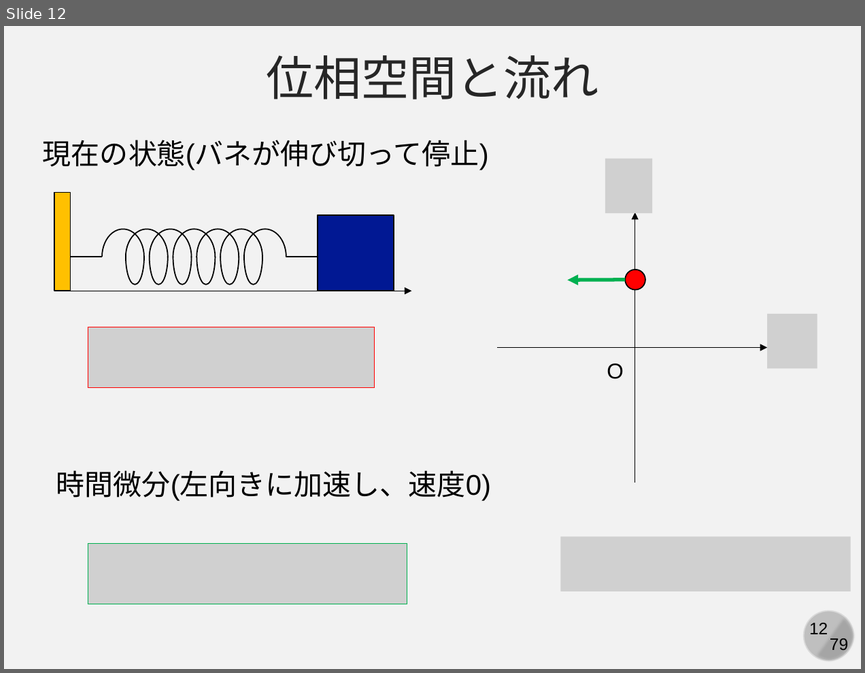
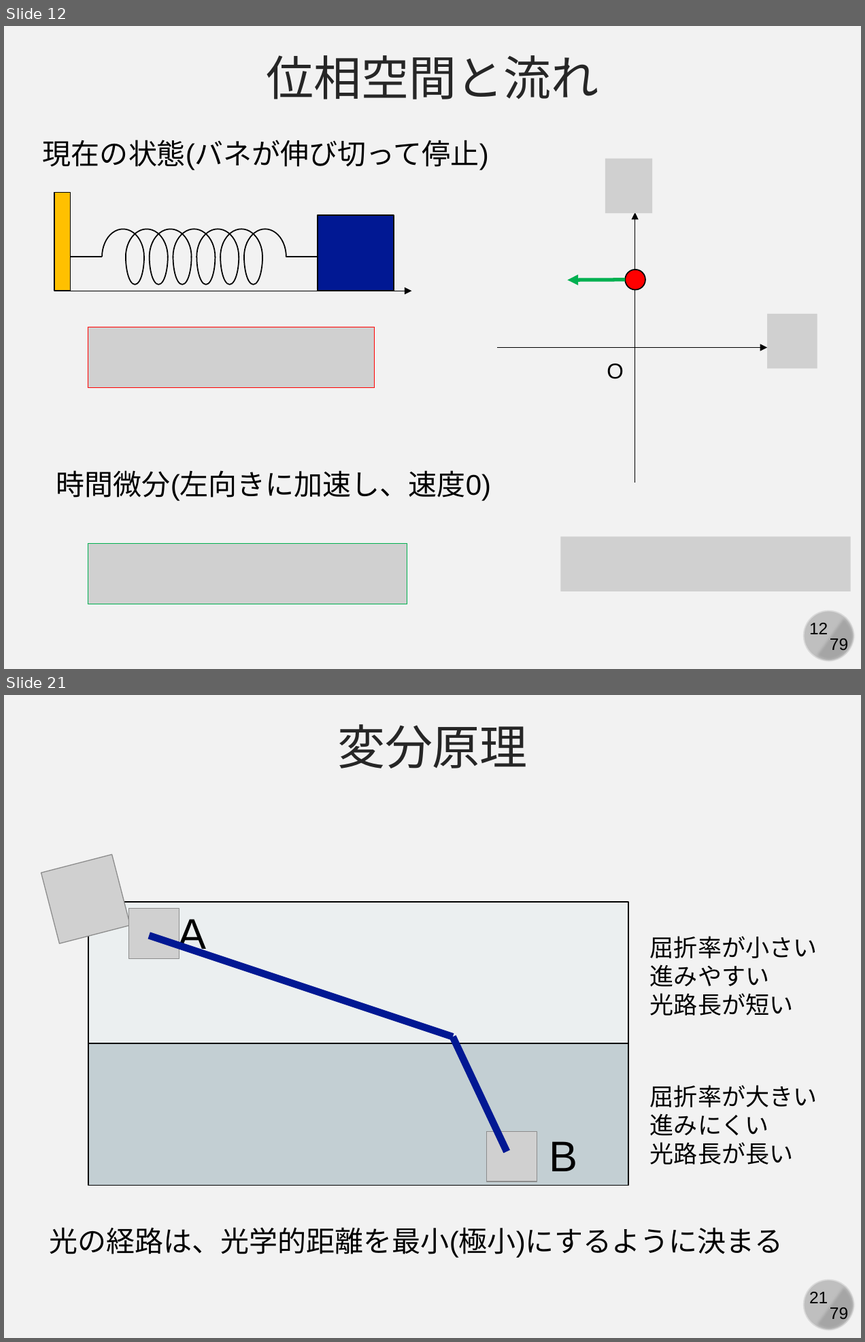
Before and after one commit to kaityo256/simulation_engineering, a slide deck: 05_md_basic/simulation05.pptx. Shown one above the other, each under a label of ours: slide 12 before the commit, slides 12 and 21 after it; the slides between them are not shown. The pictures are 865x673 and 865x1342 pixels, drawn with LibreOffice and Linux fonts; fonts in the diff are those of the drawing; grey boxes stand for pictures. Boxes give left, top, right and bottom in pixels: in the first picture for what was removed or moved away, otherwise in the second. Text is boxed around its words. In the diff, an @@ line names an element or a change of style, - is before the commit and + after.

```diff
--- a/05_md_basic/simulation05.pptx
+++ b/05_md_basic/simulation05.pptx
@@ slide 21 added at [4, 695, 861, 1338], background #F2F2F2; not listed: 4 template elements that a slide beside it also shows @@
@@ text added at [337, 724, 528, 768], 40 pt, text #262626 @@
+変分原理
@@ picture added at [41, 854, 130, 943] @@
@@ rectangle added at [88, 902, 628, 1043], fill #EBEFF0, outline #000000 1 pt @@
@@ picture added at [129, 909, 179, 959] @@
@@ text added at [177, 915, 206, 956], 36 pt, text #000000 @@
+A
@@ line added from (149, 936) to (453, 1037), #011893 6 pt @@
@@ text added at [650, 936, 817, 1015], 20 pt, text #000000 @@
+屈折率が小さい
+進みやすい
+光路長が短い
@@ line added from (453, 1037) to (507, 1151), #011893 6 pt @@
@@ rectangle added at [88, 1043, 628, 1184], fill #C3CFD3, outline #000000 1 pt @@
@@ text added at [650, 1085, 817, 1164], 20 pt, text #000000 @@
+屈折率が大きい
+進みにくい
+光路長が長い
@@ picture added at [486, 1131, 537, 1182] @@
@@ text added at [549, 1141, 577, 1171], 36 pt, text #000000 @@
+B
@@ text added at [50, 1227, 783, 1257], 24 pt, text #000000 @@
+光の経路は、光学的距離を最小(極小)にするように決まる
```
Also in this commit, not shown: 1 slide changed, 13 other slides added.
